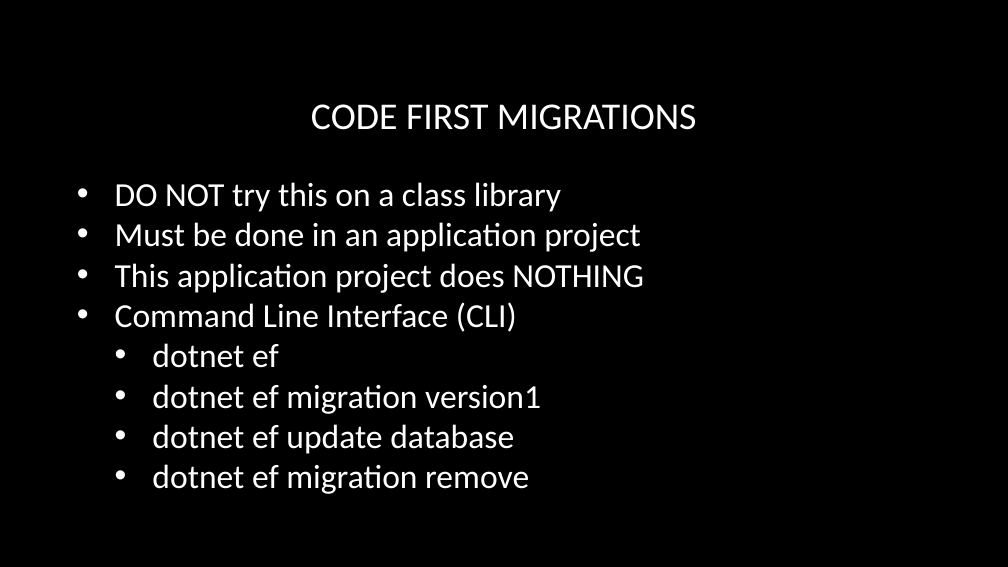
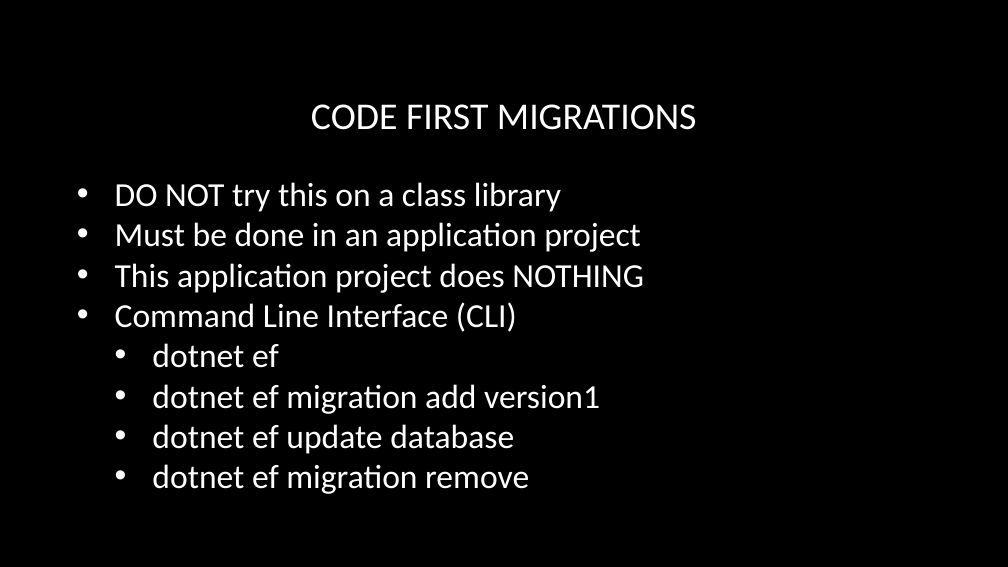
Before and after one commit to SpilledMilkCOM/DenDevDayEFCore, a slide deck: slide 10 of Entity Framework Core.pptx. Drawn at 1008x567 pixels with LibreOffice and Linux fonts; fonts in the diff are those of the drawing; background and template pictures are left out. Boxes give left, top, right and bottom in pixels: in the first picture for what was removed or moved away, otherwise in the second. Text is boxed around its words. In the diff, an @@ line names an element or a change of style, - is before the commit and + after.

```diff
--- a/Entity Framework Core.pptx
+++ b/Entity Framework Core.pptx
@@ text at [152, 384, 600, 414]: text changed @@
-  • dotnet ef migration version1
+  • dotnet ef migration add version1
```
Also in this commit, not shown: 5 other files.
